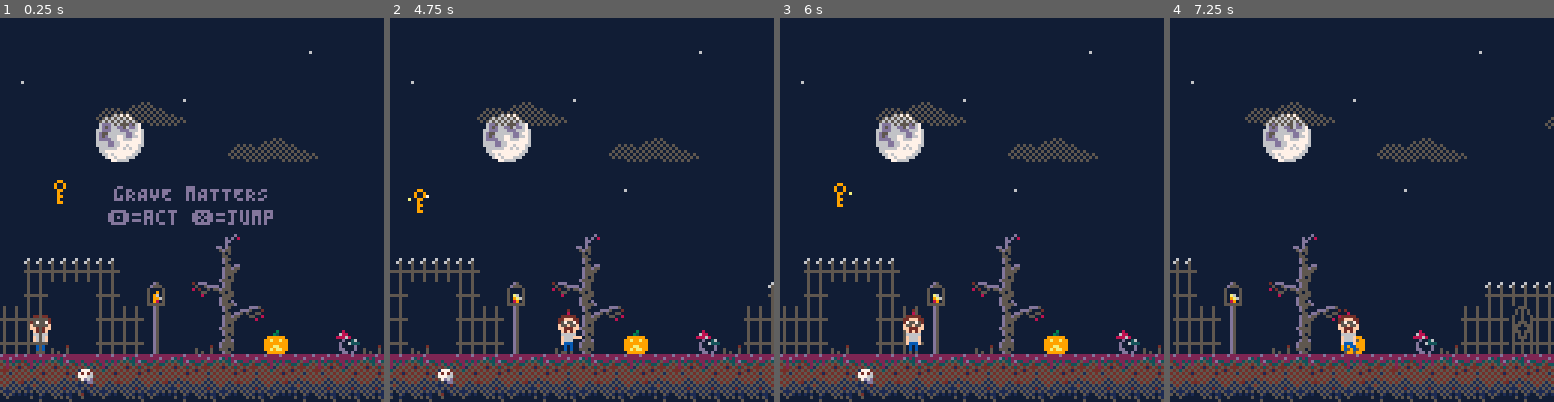
Above: before the commit, frames 1-4 (left to right).
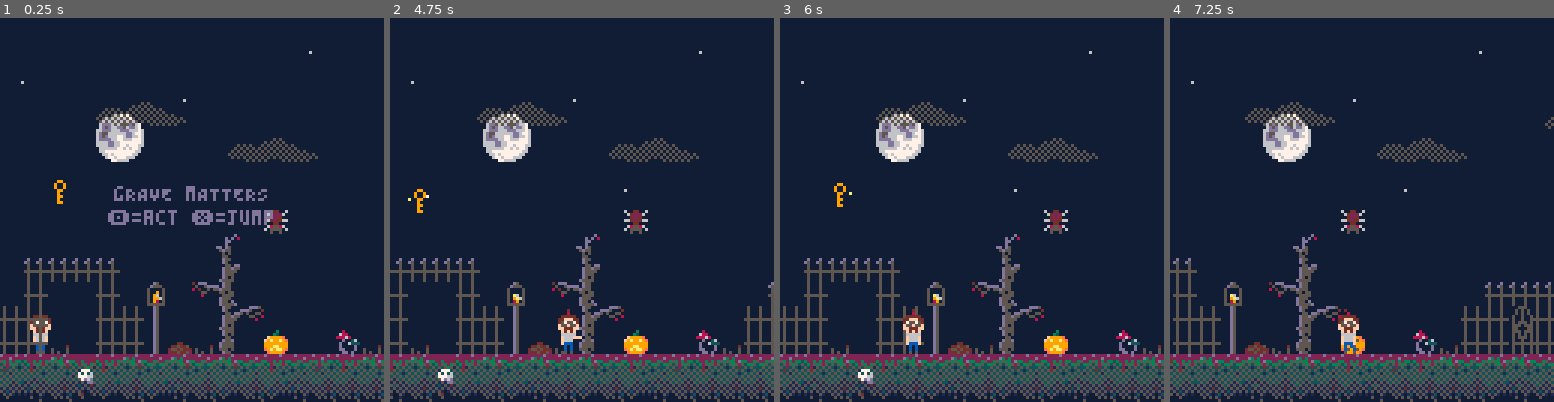
Above: after the commit, the same moments.

Repository: kallanreed/pico8_games
Game: PICO-8 cartridge grave.p8
Two runs of this game, one before a commit and one after it. Both use one fixed random seed, a clock stepped at 60 frames per second and the inputs below.
Inputs:
- Up to frame 1 (0.25 s): no input
- Up to frame 2 (4.75 s): tap X (X key) at 0.33, 1.07, 1.85, 2.97, 4.08 s; tap O (Z key) at 0.7, 1.7, 2.1, 2.5, 2.9, 3.3, 3.7, 4.1, 4.5 s; hold Right 1.6-2.1 s; hold Right 2.47-3.03 s; hold Left 3.08-3.58 s; hold Right 4.02-4.68 s
- Up to frame 3 (6 s): tap O (Z key) at 4.9, 5.3, 5.7 s; hold Left 5.08-5.68 s; tap X (X key) at 5.2 s
- Up to frame 4 (7.25 s): hold Right 6.08-6.58 s; tap O (Z key) at 6.1, 6.5, 6.9 s; tap X (X key) at 6.32 s; hold Right 6.63-7.13 s

The runs differ from the first frame. In frame 1, 3.5% of the frame differs, in the area x 0-100%, y 50-99%; in frame 2, 3.5%; in frame 3, 3.5%; in frame 4, 3.6%.

Commit message:
More sprites

Diff:
--- a/grave.p8
+++ b/grave.p8
@@ -948,7 +948,7 @@
 
 
 __gff__
-0000000000000000000000000000000000000000000000000000000020002000000222202000000000000000002020000000202020000000200200002000000020202020a0a080800000000000000000202020202022208000000000000000000000000000020080100000000000000000000000000000000000000000000000
+0000000000000000000000000000000000000000000000000000000020002000000222202000000000000000002020000000202020000000000200002000000020202020a0a080800000000000000000202020202022208000000000000000000000000000020080100000000000000000000000000000000000000000000000
 0000000000000000000000000000000000000000000000000000000000000000000000000000000000000000000000000000000000000000000000000000000000000000000000000000000000000000000000000000000000000000000000000000000000000000000000000000000000000000000000000000000000000000
 __map__
 0000000000000000000000000000000000000000000000000000000000000000000000000000000000000000000000000000000000000000000000000000000000000000000000000000000000000000000000000000000000000000000000000000000000000000000000000000000000000000000000000000000000000000
@@ -959,12 +959,12 @@
 0000000000000000000000000000000000000000000000000000000000000000000000000000000000000000000000000044450000000000000000000000000000000000000000000000000000000000000000000000000000000000000000000000000000000000000000000000000000000000000000000000000000000000
 0000000000000000000000000000000000000000000000000000000000000000000000000000000000000000001c00000060620000000000004454450000000000000000000000000000000000000000000000000000000000000000000000000000000000000000000000000000000000000000000000000000000000000000
 0000000000000000000000000000000000000000000000000000000000000000000000000000000000000000002c1e000000000000444500006064600000000000000000000000000000000000000000000000000000000000000000000000000000000000000000000000000000000000000000000000000000000000000000
-00000000000000000000000000000000000000000000000000000000000000001c00004800000000000000002e3d00000000000000606200000000000000000000000000000000000000000000000000000000000000000000000000000000000000000000000000000000000000000000000000000000000000000000000000
+00000000000000000000000f00000000000000000000000000000000000000001c00004800000000000000002e3d00000000000000606200000000000000000000000000000000000000000000000000000000000000000000000000000000000000000000000000000000000000000000000000000000000000000000000000
 0000000000000000001c000000000000000000000000000000000000000000003d0044434500000000000000001d00000000000000000000000000000000000000000000000000000000000000000000000000000000000000000000000000000000000000000000000000000000000000000000000000000000000000000000
 0055555555000000002c000000000000000000000000000000000000000000002c1e616263001c0000234800002c2d000000000000000000000000000000000000000000000000000000000000000000000000000000000000000000000000000000000000000000000000000000000000000000000000000000000000000000
 00650000660033003c3d0000000000000055555500000000000000000000003c3d00000000001d0044414041453d00000000000000000000000000000000000000000000000000000000000000000000000000000000000000000000000000000000000000000000000000000000000000000000000000000000000000000000
 6565000066662700002c1e0000000000656557666600000000000000000000001d000000003c3d0046505350504145000000000000686868686868686800000000000000000000000000000000000000000000000000000000000000000000000000000000000000000000000000000000000000000000000000000000000000
-6565480066662700481d002300001a486565676666002221004800323100002e3d003248001a2c1e465150505052470022210048444240414240424143450000000000481a00000000000000481a00000000000000481a00000000000000481a0000000000000000000000000000000000000000000000000000000000000000
+6565480066662717481d002300001a486565676666002221004800323100002e3d003248001a2c1e465150505052470022210048444240414240424143450000000000481a00000000000000481a00000000000000481a00000000000000481a0000000000000000000000000000000000000000000000000000000000000000
 4043425443424142414241434140434241424241404243544142414243424143414042414042414350505250525052434143404152515252535050505251404341424041544043414240434041544043414240434041544043414240434041544043414240000000000000000000000000000000000000000000000000000000
 6062616460616062616061606261616161606260606362646060616063606160616062606063626060626160636061606062636163606263606362636164606263606361646062636063626361646062636063626361646062636063626361646062636063000000000000000000000000000000000000000000000000000000
 
Not shown, changed: 54 lines of the sprite sheet (__gfx__) section of grave.p8
Not shown, changed: the sound effects (__sfx__) section of grave.p8
